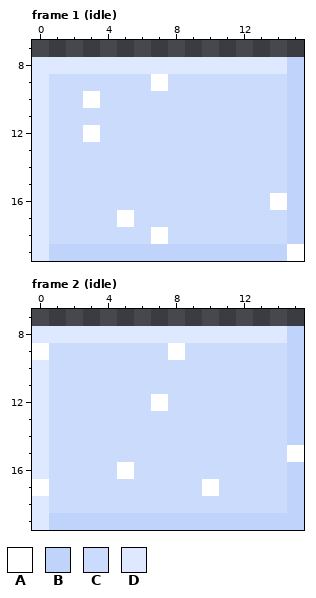
One commit to this pixel-art file: Assets/Sprites/ground.aseprite. That is the earlier state.
16x20 pixels, 2 frames. Shown: frame 1 (idle): x 0..15, y 7..19; frame 2 (idle): x 0..15, y 7..19.
Visible layers, top first: "decoration", "ground".
Palette (. is transparent): A #ffffff  B #c0d3fb  C #cbdbfc  D #dee9ff
Pixels before, frame 1 (idle), first column x 0:
 8 DDDDDDDDDDDDDDDB
 9 DCCCCCCACCCCCCCB
10 DCCACCCCCCCCCCCB
11 DCCCCCCCCCCCCCCB
12 DCCACCCCCCCCCCCB
13 DCCCCCCCCCCCCCCB
14 DCCCCCCCCCCCCCCB
15 DCCCCCCCCCCCCCCB
16 DCCCCCCCCCCCCCAB
17 DCCCCACCCCCCCCCB
18 DCCCCCCACCCCCCCB
19 DBBBBBBBBBBBBBBA
Pixels before, frame 2 (idle), first column x 0:
 8 DDDDDDDDDDDDDDDB
 9 ACCCCCCCACCCCCCB
10 DCCCCCCCCCCCCCCB
11 DCCCCCCCCCCCCCCB
12 DCCCCCCACCCCCCCB
13 DCCCCCCCCCCCCCCB
14 DCCCCCCCCCCCCCCB
15 DCCCCCCCCCCCCCCA
16 DCCCCACCCCCCCCCB
17 ACCCCCCCCCACCCCB
18 DCCCCCCCCCCCCCCB
19 DBBBBBBBBBBBBBBB
New version:
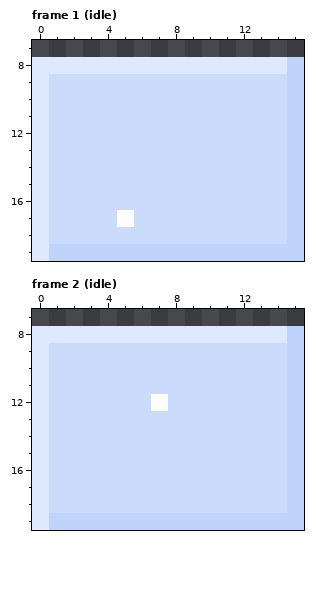
Diff:
Changed rows in their new state; - is an unchanged pixel.
Frame 1 (idle), layer "decoration":
first column x 3:
 9 ----C
10 C----
12 C----
first column x 7:
16 -------C-
18 C--------
19 --------B
Frame 2 (idle), layer "decoration":
first column x 0:
 9 D-------C
first column x 0:
15 ---------------B
16 -----C----------
17 D---------C-----
Pixel boxes of the changes (left, top, right, bottom) in both pictures:
changed: (83, 74, 168, 142)
changed: (270, 193, 304, 261)
changed: (151, 227, 168, 244)
changed: (32, 343, 49, 360)
changed: (168, 343, 185, 360)
changed: (287, 445, 304, 462)
changed: (32, 462, 134, 496)
changed: (202, 479, 219, 496)
